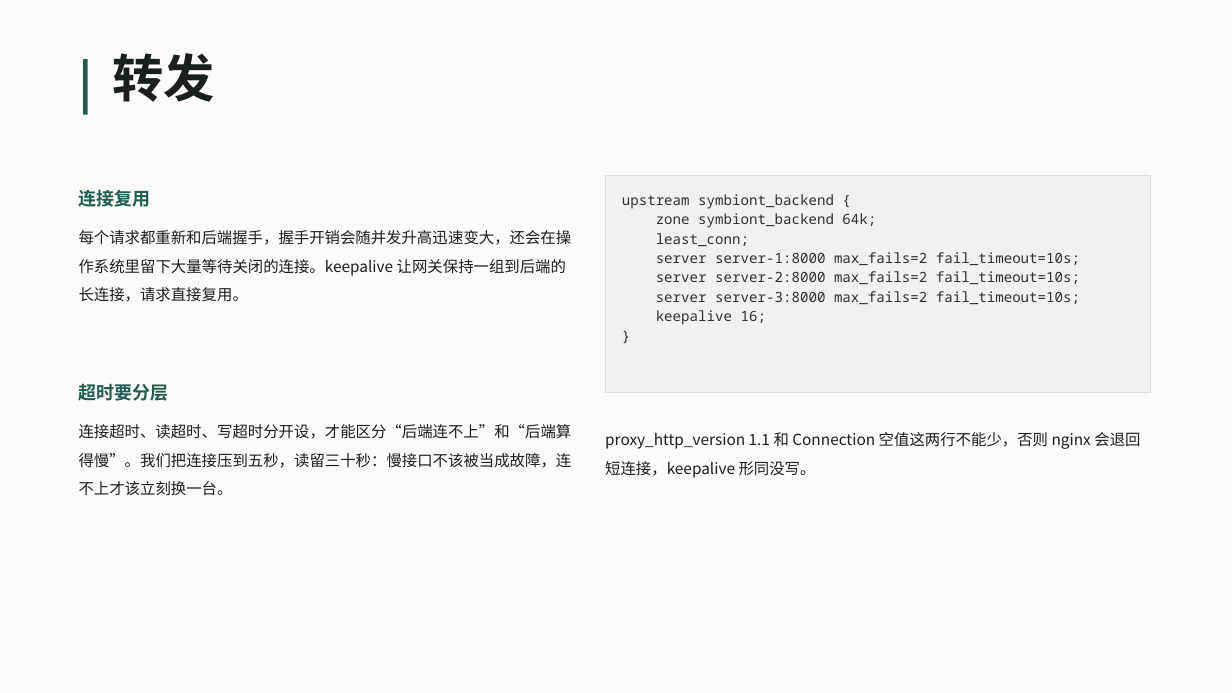
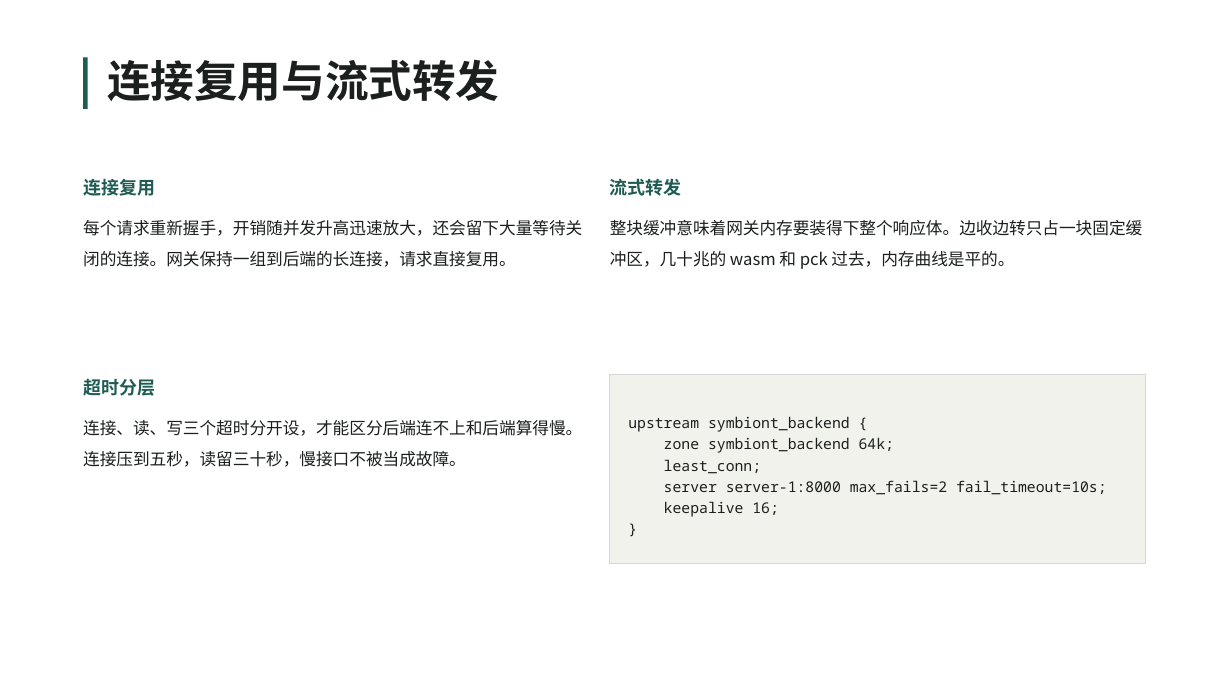
Before and after one commit to VesselPaper/symbiont, a slide deck: slide 4 of share/技术分享-应用代理与负载均衡.pptx (slide 5 before the commit). Drawn at 1232x693 pixels with LibreOffice and Linux fonts; fonts in the diff are those of the drawing; background and template pictures are left out. Boxes give left, top, right and bottom in pixels: in the first picture for what was removed or moved away, otherwise in the second. Text is boxed around its words. In the diff, an @@ line names an element or a change of style, - is before the commit and + after.

```diff
--- a/share/技术分享-应用代理与负载均衡.pptx
+++ b/share/技术分享-应用代理与负载均衡.pptx
@@ rectangle removed at (0, 0, 1232, 693) @@
@@ rectangle: place and size @@
-rectangle at (83, 59, 88, 115)
+rectangle at (83, 57, 88, 109)
@@ text at (107, 59, 499, 101): text changed; size 40 to 34 pt; text colour #17201E to #1B1F1D @@
-转发
+连接复用与流式转发
@@ text "连接复用": place and size @@
-text "连接复用" at (79, 190, 151, 207)
+text "连接复用" at (83, 179, 155, 196)
@@ text "连接复用" at (83, 179, 155, 196): line spacing 1.35 to 1.4 @@
@@ text added at (610, 178, 682, 196), 14 pt, text #1F5C54, bold @@
+流式转发
@@ text at (83, 220, 582, 267): text changed; size 12 to 13 pt; text colour #17201E to #1B1F1D @@
-每个请求都重新和后端握手，握手开销会随并发升高迅速变大，还会在操作系统里留下大量等待关闭的连接。keepalive 让网关保持一组到后端的长连接，请求直接复用。
+每个请求重新握手，开销随并发升高迅速放大，还会留下大量等待关闭的连接。网关保持一组到后端的长连接，请求直接复用。
@@ text added at (610, 220, 1143, 269), 13 pt, text #1B1F1D @@
+整块缓冲意味着网关内存要装得下整个响应体。边收边转只占一块固定缓冲区，几十兆的 wasm 和 pck 过去，内存曲线是平的。
@@ text in rectangle at (656, 271, 1080, 304): paragraphs removed @@
-server server-2:8000 max_fails=2 fail_timeout=10s;
-server server-3:8000 max_fails=2 fail_timeout=10s;
@@ text at (83, 378, 155, 396): text changed @@
-超时要分层
+超时分层
@@ rectangle "upstream symbiont_backend {": place and size @@
-rectangle "upstream symbiont_backend {" at (605, 176, 1151, 393)
+rectangle "upstream symbiont_backend {" at (610, 374, 1146, 564)
@@ rectangle "upstream symbiont_backend {" at (610, 374, 1146, 564): size 11 to 11.5 pt, text colour #27332F to #1B1F1D; line spacing 1.15 to 1.2; vertical alignment top to middle; fill #F1F2EE to #F2F2EC; outline #DCDFD9 0.75 pt to #D5D9D2 0.75 pt @@
@@ text at (83, 420, 582, 467): text changed; size 12 to 13 pt; text colour #17201E to #1B1F1D @@
-连接超时、读超时、写超时分开设，才能区分“后端连不上”和“后端算得慢”。我们把连接压到五秒，读留三十秒：慢接口不该被当成故障，连不上才该立刻换一台。
+连接、读、写三个超时分开设，才能区分后端连不上和后端算得慢。连接压到五秒，读留三十秒，慢接口不被当成故障。
@@ text removed at (605, 432, 1140, 478) @@
-proxy_http_version 1.1 和 Connection 空值这两行不能少，否则 nginx 会退回短连接，keepalive 形同没写。
```
Also in this commit, not shown: 12 other slides changed, 10 slides added, 7 slides removed, 4 other files.
